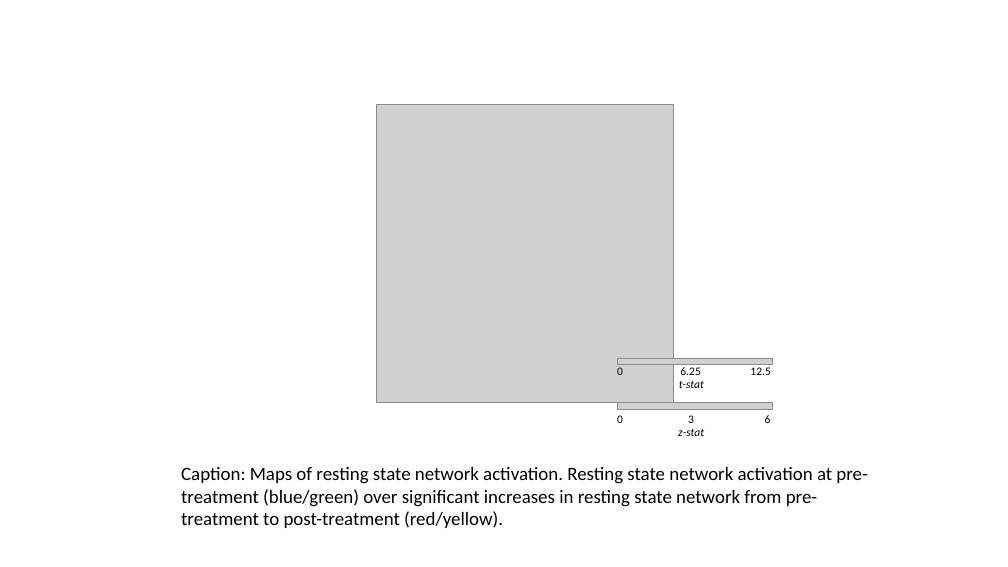
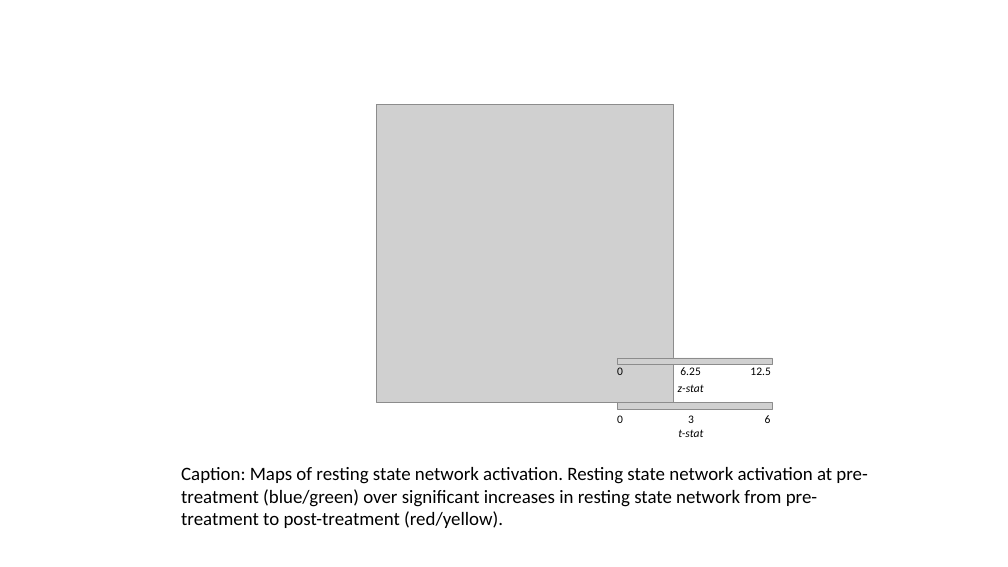
Before and after one commit to fsleyes/restingstate, a slide deck: slide 1 of restingstate_figures.pptx. Drawn at 1008x567 pixels with LibreOffice and Linux fonts; fonts in the diff are those of the drawing; grey boxes stand for pictures. Boxes give left, top, right and bottom in pixels: in the first picture for what was removed or moved away, otherwise in the second. Text is boxed around its words. In the diff, an @@ line names an element or a change of style, - is before the commit and + after.

```diff
--- a/restingstate_figures.pptx
+++ b/restingstate_figures.pptx
@@ text "z-stat": place and size @@
-text "z-stat" at (678, 428, 704, 436)
+text "z-stat" at (678, 384, 704, 392)
@@ text "t-stat": place and size @@
-text "t-stat" at (679, 380, 704, 388)
+text "t-stat" at (678, 429, 703, 437)
```
Also in this commit, not shown: 6 other files.
